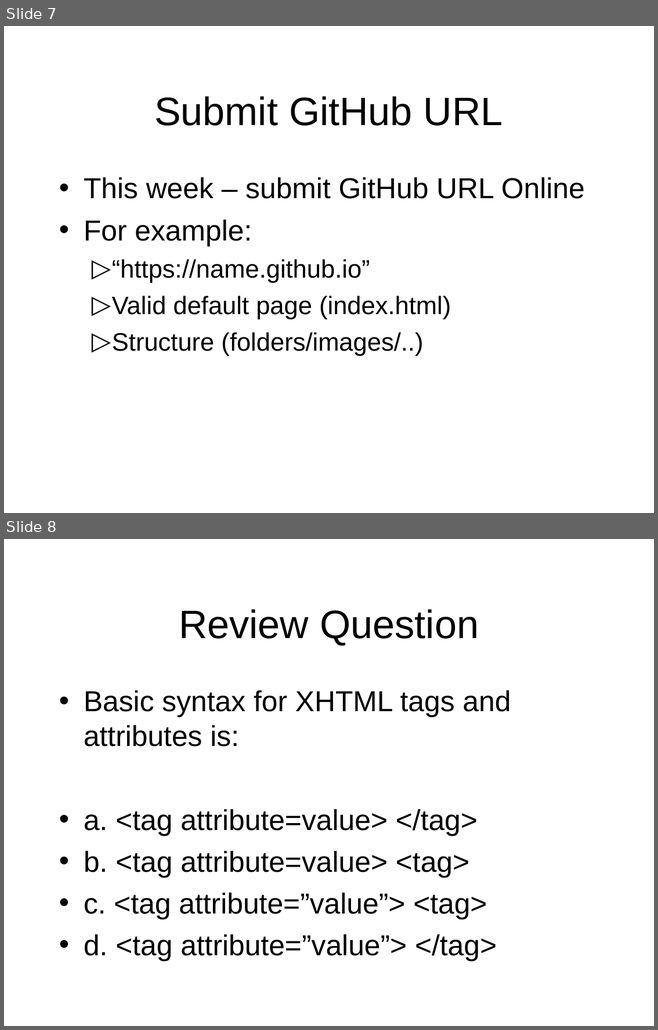
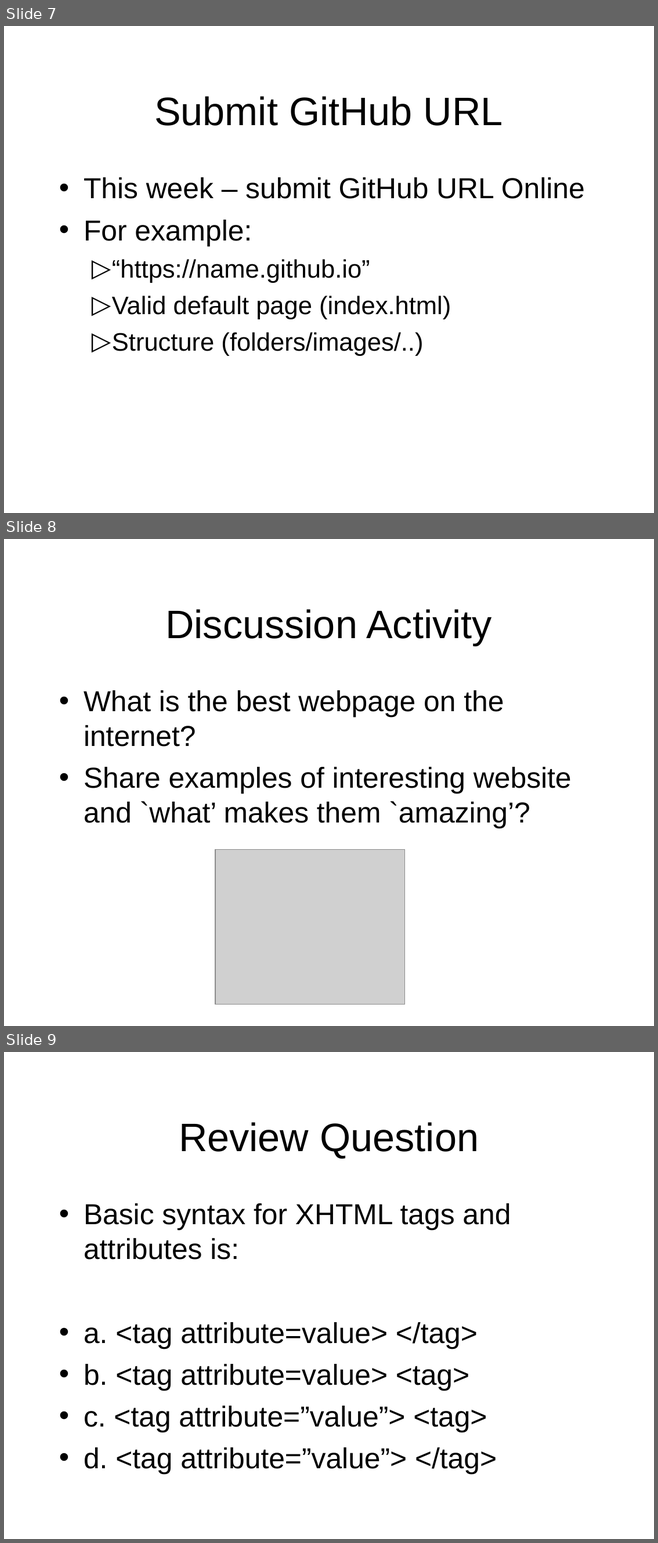
Before and after one commit to octaviordz/zjnu2017.github.io, a slide deck: WAD/lectures/030--Hyperlinks.Tables.Forms.Frameworks.ppt. Shown one above the other, each under a label of ours: slides 7 and 8 before the commit, slides 7, 8 and 9 after it. The pictures are 658x1030 and 658x1543 pixels, drawn with LibreOffice and Linux fonts; fonts in the diff are those of the drawing; grey boxes stand for pictures. Boxes give left, top, right and bottom in pixels: in the first picture for what was removed or moved away, otherwise in the second. Text is boxed around its words. In the diff, an @@ line names an element or a change of style, - is before the commit and + after.

```diff
--- a/WAD/lectures/030--Hyperlinks.Tables.Forms.Frameworks.ppt
+++ b/WAD/lectures/030--Hyperlinks.Tables.Forms.Frameworks.ppt
@@ slide 8 added at box(4, 539, 654, 1026), background #FFFFFF @@
@@ title added at box(165, 609, 492, 646), 44 pt, text #000000 @@
+Discussion Activity
@@ text added at box(83, 690, 571, 829), 32 pt, text #000000 @@
+• What is the best webpage on the internet?
+• Share examples of interesting website and `what’ makes them `amazing’?
@@ picture added at box(215, 849, 405, 1005) @@
@@ what was slide 8 is now slide 9 @@
```
Also in this commit, not shown: 1 slide changed, 2 other slides added, 2 other files.
